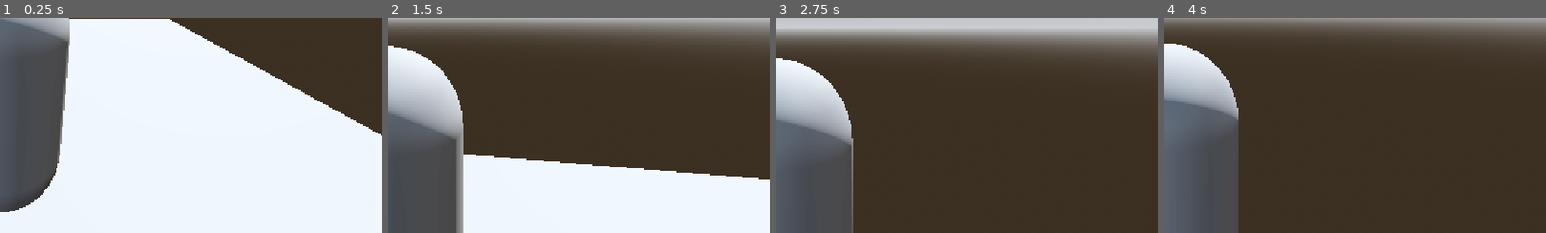
Above: before the commit, frames 1-4 (left to right).
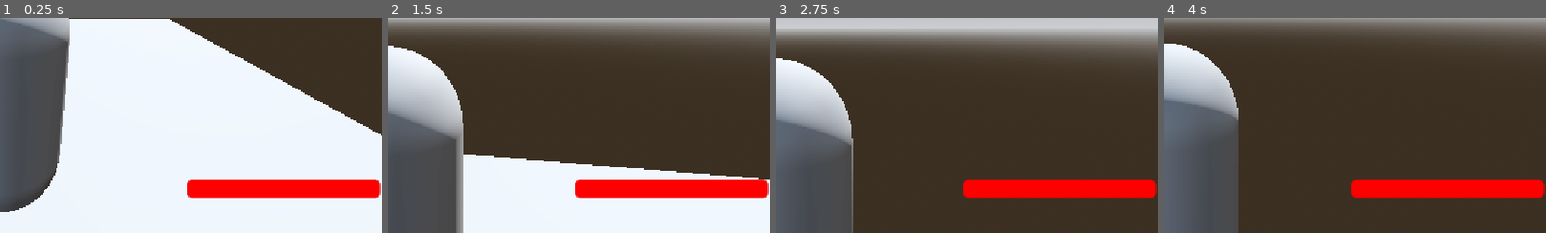
Above: after the commit, the same moments.

Repository: Virus01Official/forgotten_rewrite
Game: Godot game, scene res://main.tscn
Same seed, same stepped clock (60 frames per second), same inputs: the game is played once before the commit and once after it.
Inputs (mouse positions are % of the whole screen's width and height, from its top left):
- Up to frame 1 (0.25 s): no input
- Up to frame 2 (1.5 s): move the mouse to (55, 50) at 0.52 s; hold Up (ui_up) from 0.53 s (still down); tap Q (Ability1) at 0.6 s; move the mouse to (45, 50) at 1.27 s; tap E (Ability2) at 1.35 s
- Up to frame 3 (2.75 s): keep holding Up (ui_up); move the mouse to (52, 48) at 2.02 s; tap R (Ability3) at 2.1 s
- Up to frame 4 (4 s): keep holding Up (ui_up); tap Enter at 2.75 s; move the mouse to (49, 52) at 2.77 s; tap T (Ability4) at 2.85 s; tap Space at 3.5 s; move the mouse to (57, 51) at 3.52 s; click (57, 51) at 3.6 s
The pictures show only the part of the screen within x 50-100%, y 50-100%; the shares and areas given below are measured in that part.

The runs differ from the first frame. In frame 1, 4.5% of the frame differs, in the area x 49-100%, y 75-84%; in frame 2, 4.5%; in frame 3, 4.5%; in frame 4, 4.5%.

Commit message:
added stuff

Diff:
--- a/UI/player_ui.tscn
+++ b/UI/player_ui.tscn
@@ -13,6 +13,13 @@
 font_size = 39
 outline_size = 6
 outline_color = Color(0, 0, 0, 1)
+
+[sub_resource type="StyleBoxFlat" id="StyleBoxFlat_c8xti"]
+bg_color = Color(1, 0, 0, 1)
+corner_radius_top_left = 8
+corner_radius_top_right = 8
+corner_radius_bottom_right = 8
+corner_radius_bottom_left = 8
 
 [node name="player_ui" type="Control" unique_id=1532252855]
 layout_mode = 3
@@ -77,3 +84,12 @@
 label_settings = SubResource("LabelSettings_c8xti")
 horizontal_alignment = 1
 vertical_alignment = 1
+
+[node name="Health" type="ProgressBar" parent="GameStuff" unique_id=1203356740]
+layout_mode = 0
+offset_left = 858.0
+offset_top = 568.0
+offset_right = 1149.0
+offset_bottom = 595.0
+theme_override_styles/fill = SubResource("StyleBoxFlat_c8xti")
+show_percentage = false
--- a/data/skins/virus_skin.json
+++ b/data/skins/virus_skin.json
@@ -7,7 +7,7 @@
   "price": 0,
   "limited": true,
   "unlocks": {
-    "model": ["res://scenes/killers/envy_virus.tscn"],
-    "intro": ["res://assets/voicelines/envy/skins/virus/virus_intro.mp3"]
+	"model": ["res://scenes/killers/envy_virus.tscn"],
+	"intro": ["res://assets/voicelines/envy/skins/virus/virus_intro.mp3"]
   }
 }
--- a/scripts/ability_component.gd
+++ b/scripts/ability_component.gd
@@ -42,6 +42,8 @@
 			var shoot_chance: float
 			var explode_chance: float
 
+			$"..".current_speed = 0
+
 			if tokens_used == 1:
 				shoot_chance = 0.15
 				explode_chance = 0.25
@@ -51,6 +53,9 @@
 			else:
 				shoot_chance = 0.70
 				explode_chance = 0.78
+
+
+			await get_tree().create_timer(0.8).timeout
 
 			if random < shoot_chance:
 				var hit_flag: Array = []
@@ -69,8 +74,12 @@
 				var spawn_pos = $"..".global_position + -$"..".transform.basis.z * 1.0
 				spawn_pos.y -= 0.9
 				$"../..".add_hitbox(
-					$"..".hitboxes, spawn_pos, hit_flag, 15 * tokens_used, "survivor", Vector3(1.0,1.0,1.0), $".."
+					$"..".hitboxes, spawn_pos, hit_flag, 15 * tokens_used, "killer", Vector3(1.0,1.0,1.0), $".."
 				)
+				if $"..".weakness < 1:
+					$"..".health -= 25
+				else:
+					$"..".health -= 25 * $"..".weakness
 				$"../SFX".stream = explodeSFX
 				$"../SFX".play()
 				await get_tree().create_timer(0.05).timeout
@@ -79,6 +88,8 @@
 				$"../SFX".play()
 		else:
 			print("not enough tokens or gun is broken")
+
+		$"..".current_speed = $"..".WALK_SPEED
 
 	#reroll
 	elif ability == "health_gamble":
--- a/scripts/main.gd
+++ b/scripts/main.gd
@@ -5,10 +5,12 @@
 func add_hitbox(hitbox, pos, hit_flag: Array, damage, Hittarget: String, size: Vector3, source_player = null) -> void:
 	var instance = hitbox.instantiate()
 	instance.hit_flag = hit_flag
+
 	if Hittarget == 'survivor':
 		instance.hit_killer = false
 	else:
 		instance.hit_killer = true
+
 	instance.damage = damage
 
 	instance.scale = size
--- a/scripts/player.gd
+++ b/scripts/player.gd
@@ -18,6 +18,8 @@
 var usingAbility = false
 var equipped_survivor = "chance"
 var equipped_killer = "envy"
+
+var stunned = false
 
 var equipped_ability1 = {}
 var equipped_ability2 = {}
@@ -109,6 +111,8 @@
 	if weakness > 0:
 		$player_ui/GameStuff/VBoxContainer/Label.visible = true
 		$player_ui/GameStuff/VBoxContainer/Label.text = "Weakness: " + str(weakness)
+
+	$player_ui/GameStuff/Health.value = health
 
 	if Input.is_action_just_pressed("Ability1") and not usingAbility and not _is_on_cooldown(equipped_ability1.get("name", "Ability1")):
 		var ability_type = equipped_ability1.get("type", "")
--- a/scripts/test_npc.gd
+++ b/scripts/test_npc.gd
@@ -7,6 +7,8 @@
 var isKiller = true
 var health = 100
 
+var stunned = false
+
 
 func _physics_process(delta: float) -> void:
 	# Add the gravity.
